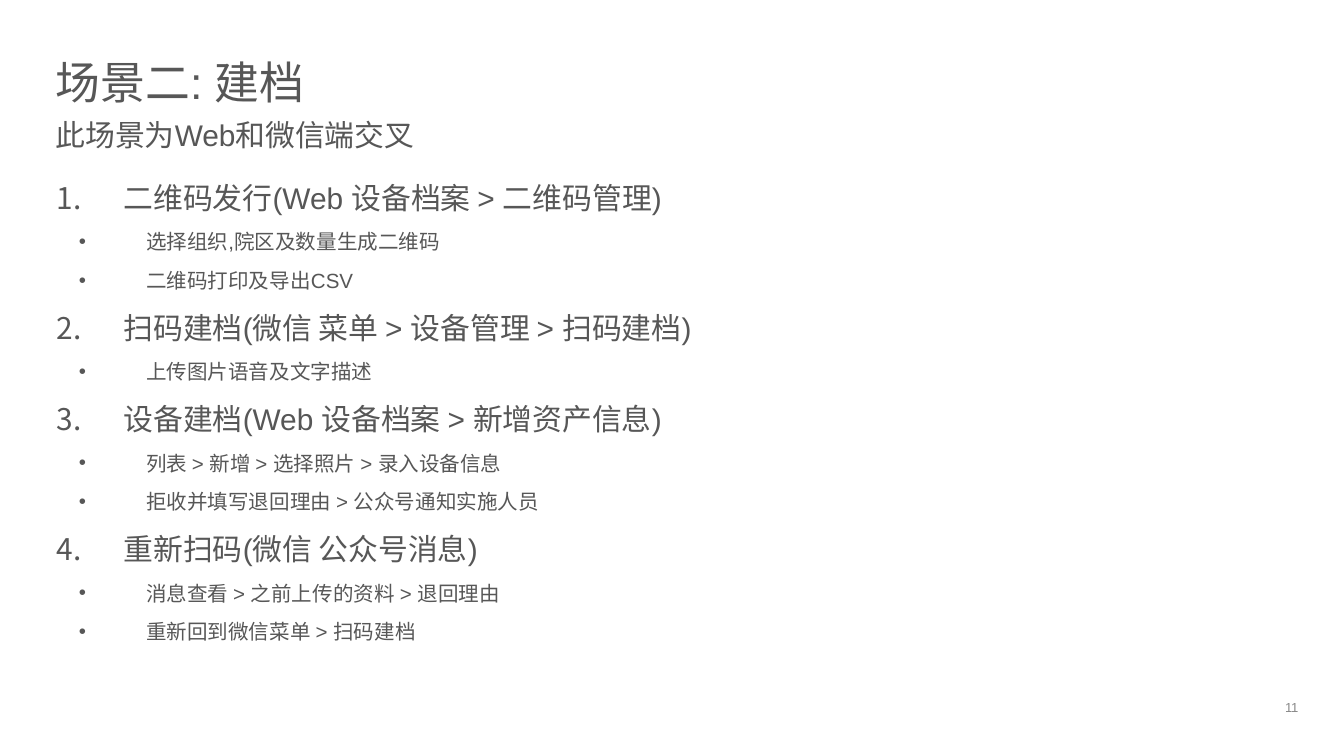
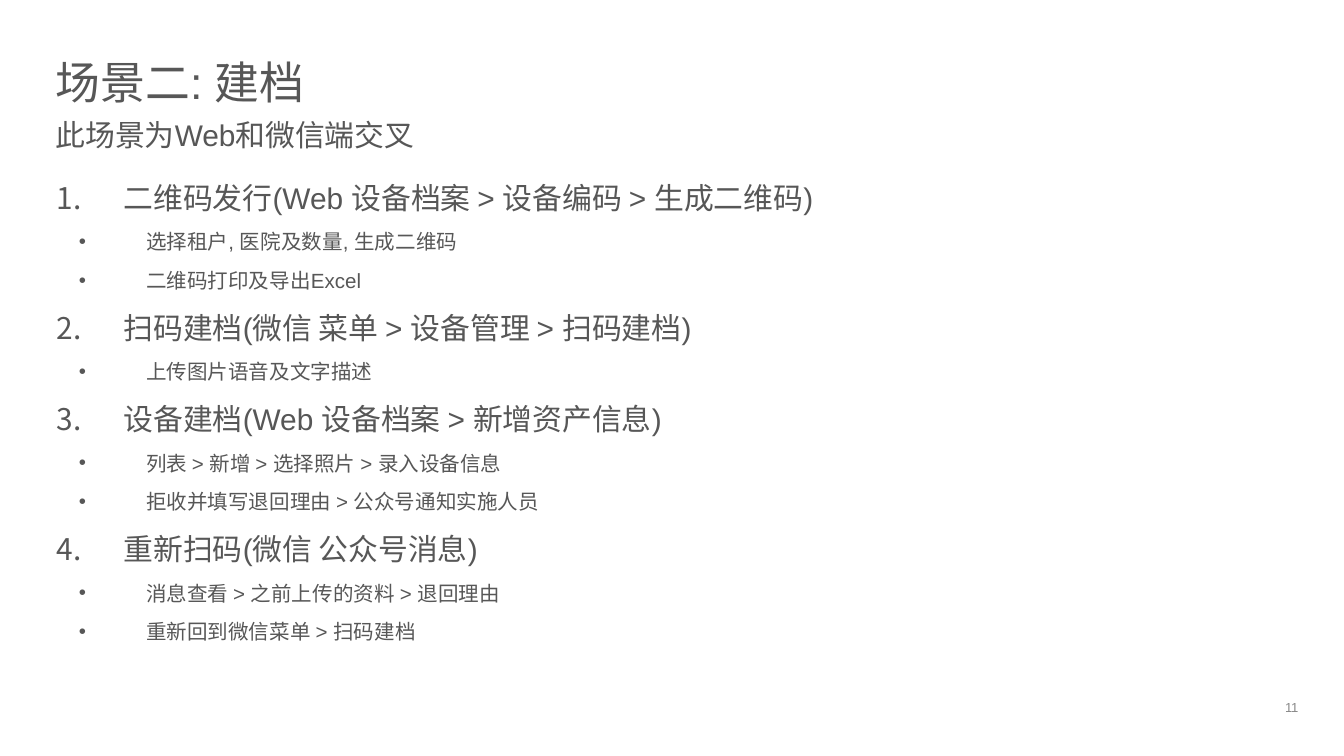
Before and after one commit to devhotmail/APMHome, a slide deck: slide 11 of Document/APM_userstories.pptx. Drawn at 1344x756 pixels with LibreOffice and Linux fonts; fonts in the diff are those of the drawing; background and template pictures are left out. Boxes give left, top, right and bottom in pixels: in the first picture for what was removed or moved away, otherwise in the second. Text is boxed around its words. In the diff, an @@ line names an element or a change of style, - is before the commit and + after.

```diff
--- a/Document/APM_userstories.pptx
+++ b/Document/APM_userstories.pptx
@@ text at <box>124,184,813,290</box>: text changed @@
-1. 二维码发行(Web 设备档案 > 二维码管理)
-  • 选择组织,院区及数量生成二维码
-  • 二维码打印及导出CSV
+1. 二维码发行(Web 设备档案 > 设备编码 > 生成二维码)
+  • 选择租户, 医院及数量, 生成二维码
+  • 二维码打印及导出Excel
```
Also in this commit, not shown: 3 other slides changed.
